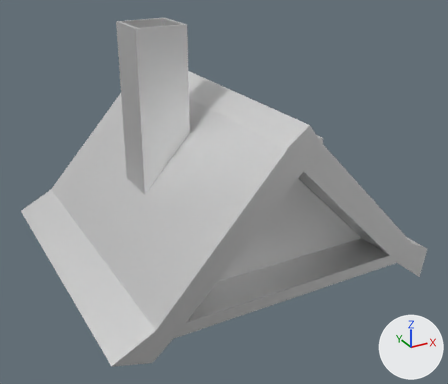
One commit to the FBX model Assets/Main Models/Roof.fbx: the scene before it, then after it.
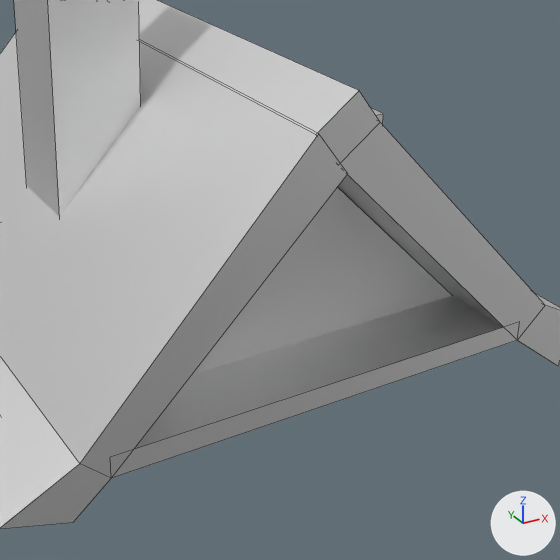
Old and new are each drawn whole from a 50 mm camera at (-9.58, -18.38, 16.69) aimed at (0.01, -0.94, 7.97) and again close up on the part from 25% to 94% of the width and 20% to 100% of the height. Lighting does not change. The marker at lower right points along +X, +Y and +Z. The close-ups show mesh edges as thin lines. Where no turn or scale is listed for an object, it has been applied to the vertices. Vertices at the same position are counted once.

Script lines for the objects in view, before the commit:
```python
me_cube_001 = bpy.data.meshes.new('Cube.001')
me_cube_001.from_pydata(...)  # 74 vertices, 63 faces; spans x -5.84..5.44, y -5.46..5.43, z 3.09..11.47
# faces by material slot: [22, 40, 1]
me_cube_001.materials.append(mat_wall)  # white #e7e7e7
me_cube_001.materials.append(mat_roof)  # white #e7e7e7
me_cube_001.materials.append(mat_glass)  # white #e7e7e7
ob_cube_001 = bpy.data.objects.new('Cube.001', me_cube_001)
ob_cube_001.location = (-0.01, -0.01, 2.29)
```
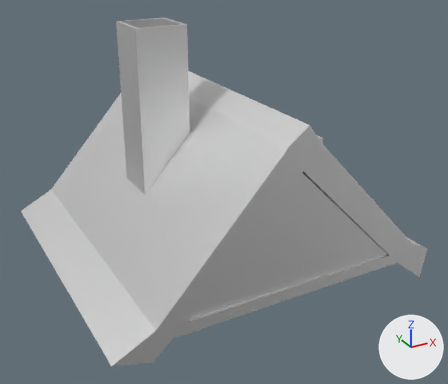
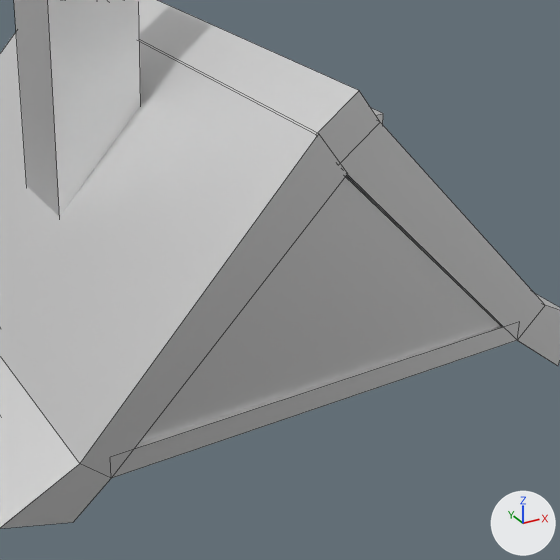
Where the newer file only moved an object's origin or applied its transform, the numbers keep the older frame.

What differs and where, as boxes (x1, y1, x2, y2) in the close-ups (560 x 560 px; the box of a moved part takes in the faces that stretch with it):
part 1 of me_cube_001, moved or reshaped: before (193, 187, 453, 374); after (139, 177, 501, 443)

The change, as a diff of the scene's bpy script:
```diff
--- a/Assets/Main Models/Roof.fbx.py
+++ b/Assets/Main Models/Roof.fbx.py
@@ me_cube_001 @@
 me_cube_001.from_pydata(...)  # 74 vertices, 63 faces; spans x -5.84..5.44, y -5.46..5.43, z 3.09..11.47
 # used by ob_cube_001; location = (-0.01, -0.01, 2.29)
+# me_cube_001 part 1: the loose piece of 10 vertices spanning x -4.04..4.04, y -4.04..4.04, z 4.03..7.98 is scaled about its middle by (1, 1.32, 1), then moved by (0.0, -0.03, 0.0)
 me_cube_001.materials.append(mat_wall)
```
